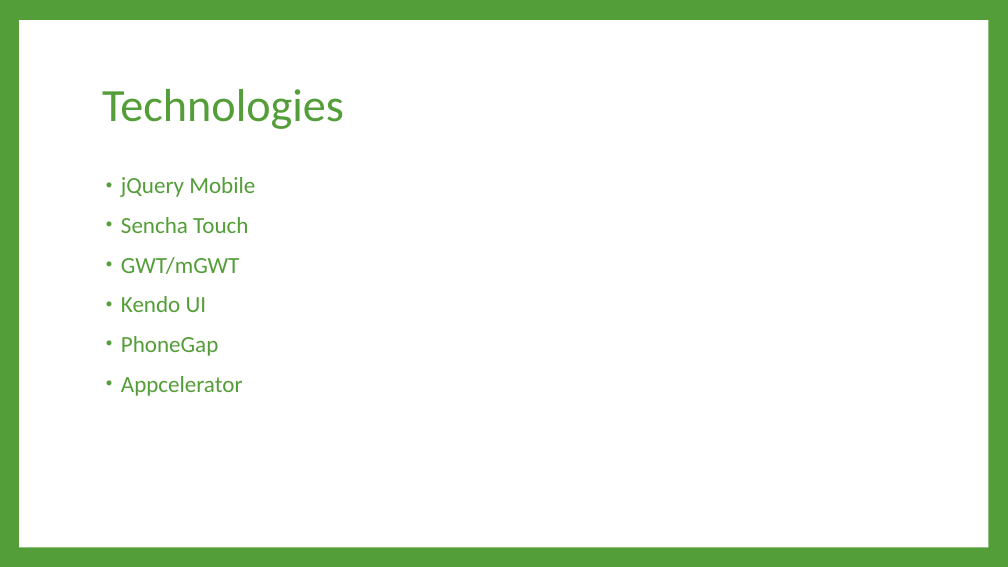
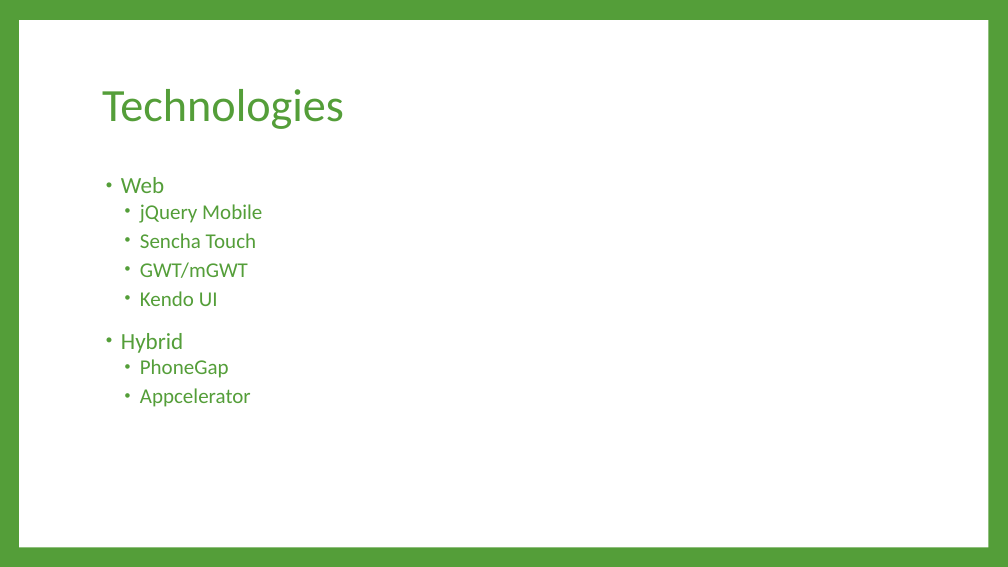
Before and after one commit to sep/WebApp, a slide deck: slide 6 of Mobile Development Strategies.pptx (slide 8 before the commit). Drawn at 1008x567 pixels with LibreOffice and Linux fonts; fonts in the diff are those of the drawing. Boxes give left, top, right and bottom in pixels: in the first picture for what was removed or moved away, otherwise in the second. Text is boxed around its words. In the diff, an @@ line names an element or a change of style, - is before the commit and + after.

Commit message:
update presentation

```diff
--- a/Mobile Development Strategies.pptx
+++ b/Mobile Development Strategies.pptx
@@ text at <box>121,177,164,193</box>: paragraph added @@
+• Web
@@ text at <box>140,204,262,407</box>: size 22 to 20 pt in "jQuery Mobile", "Sencha Touch", "GWT/mGWT", "Kendo UI" and 2 more places; list level 1 to 2 in "jQuery Mobile"; list level 1 to 2 in "Sencha Touch"; list level 1 to 2 in "GWT/mGWT"; list level 1 to 2 in "Kendo UI"; list level 1 to 2 in "PhoneGap"; list level 1 to 2 in "Appcelerator" @@
@@ text at <box>121,333,183,353</box>: paragraph added @@
+• Hybrid
```
Also in this commit, not shown: 2 other slides changed, 1 slide added, 3 slides removed.
